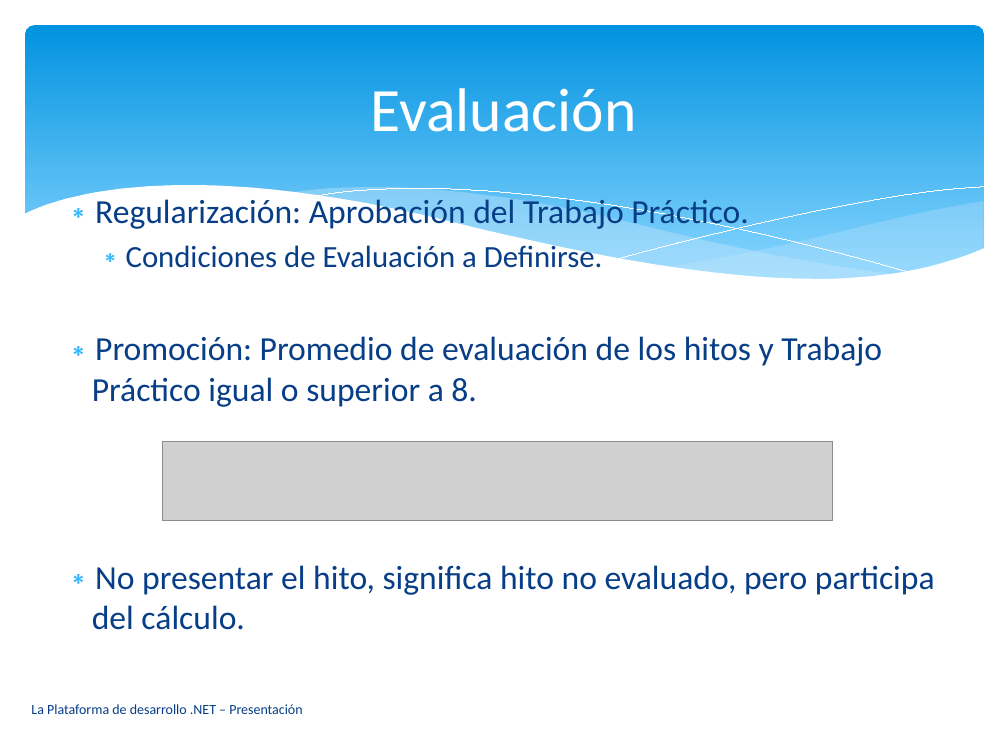
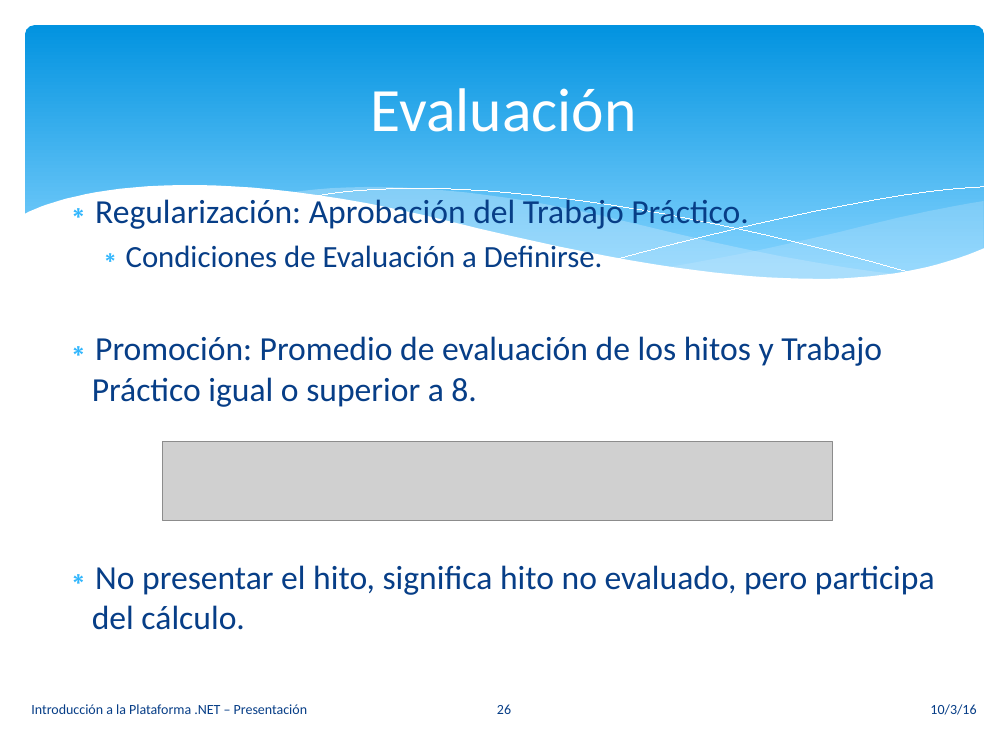
Before and after one commit to vvalotto/UADER-La-Plataforma-de-Desarrollo-.NET, a slide deck: slide 26 of Presentaciones/00. Presentacion - Introduccion a la Plataforma .NET.pptx. Drawn at 1008x756 pixels with LibreOffice and Linux fonts; fonts in the diff are those of the drawing; grey boxes stand for pictures. Boxes give left, top, right and bottom in pixels: in the first picture for what was removed or moved away, otherwise in the second. Text is boxed around its words. In the diff, an @@ line names an element or a change of style, - is before the commit and + after.

```diff
--- a/Presentaciones/00. Presentacion - Introduccion a la Plataforma .NET.pptx
+++ b/Presentaciones/00. Presentacion - Introduccion a la Plataforma .NET.pptx
@@ text at box(31, 704, 307, 714): text changed @@
-La Plataforma de desarrollo .NET – Presentación
+Introducción a la Plataforma .NET – Presentación
@@ page number added at box(497, 704, 511, 714), 10 pt, text #073E87 @@
+26
@@ text added at box(930, 704, 976, 715), 10 pt, text #073E87 @@
+10/3/16
```
Also in this commit, not shown: 26 other slides changed.
